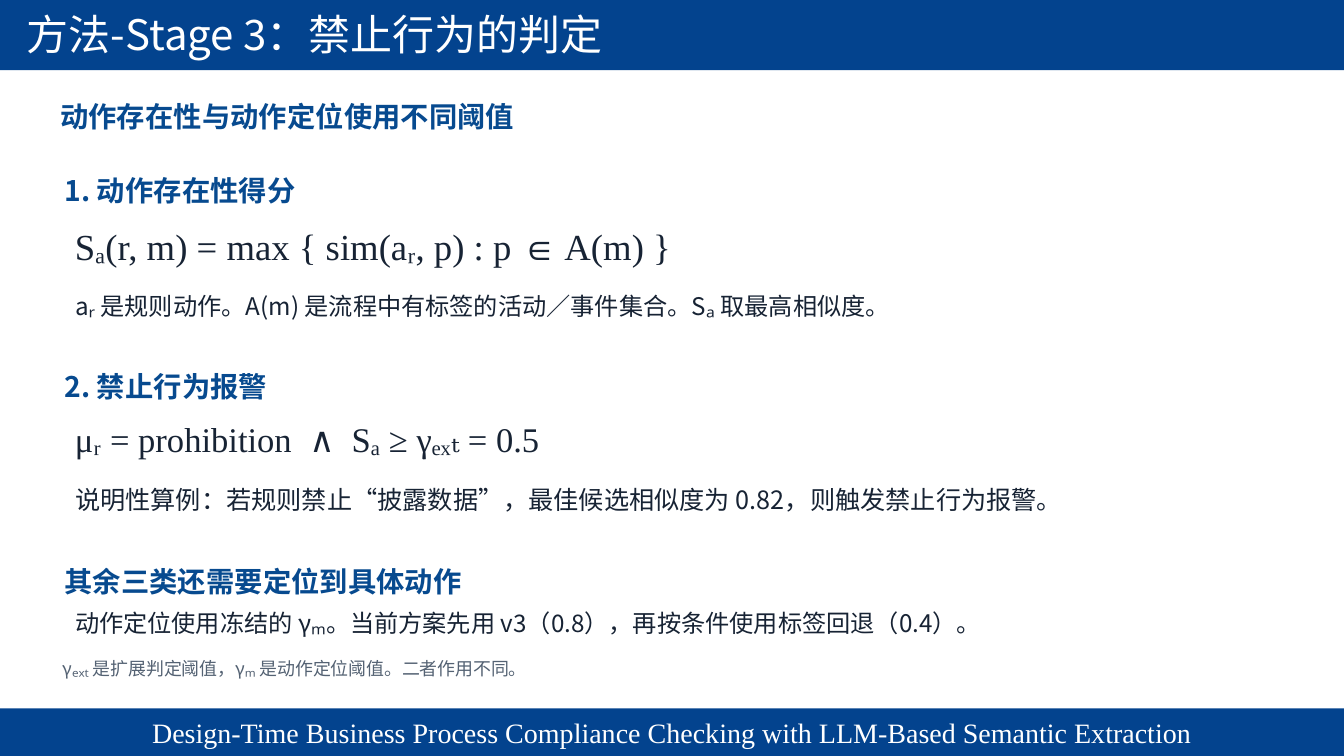
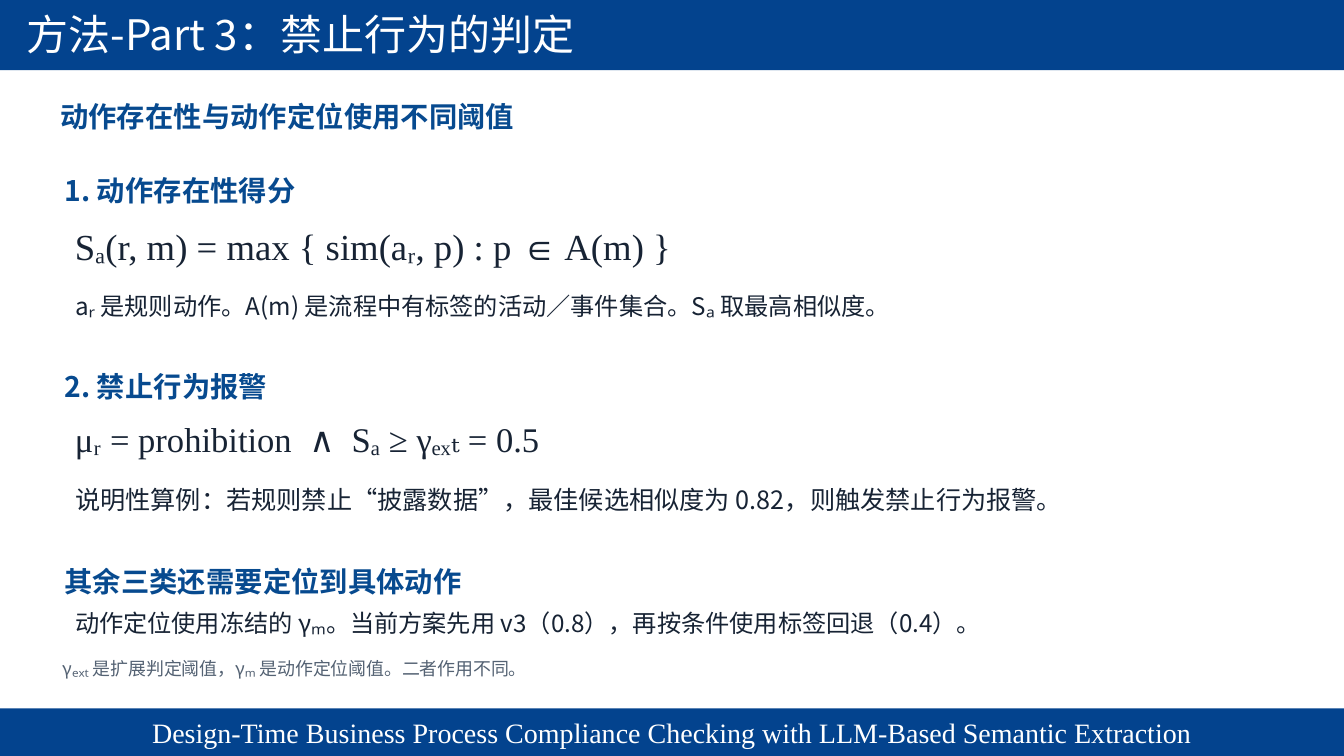
Before and after one commit to chaos-66/LLM4BPC, a slide deck: slide 15 of formal_experiment/paper/presentations/LLM4BPC_Semantic_Extraction_Revised.pptx. Drawn at 1344x756 pixels with LibreOffice and Linux fonts; fonts in the diff are those of the drawing; background and template pictures are left out. Boxes give left, top, right and bottom in pixels: in the first picture for what was removed or moved away, otherwise in the second. Text is boxed around its words. In the diff, an @@ line names an element or a change of style, - is before the commit and + after.

Commit message:
PW3/PW5 checkpoint: unify Part names and verify parallel inputs

```diff
--- a/formal_experiment/paper/presentations/LLM4BPC_Semantic_Extraction_Revised.pptx
+++ b/formal_experiment/paper/presentations/LLM4BPC_Semantic_Extraction_Revised.pptx
@@ text at [27, 14, 574, 54]: text changed @@
-方法-Stage 3：禁止行为的判定
+方法-Part 3：禁止行为的判定
```
Also in this commit, not shown: 19 other slides changed, 53 other files.
